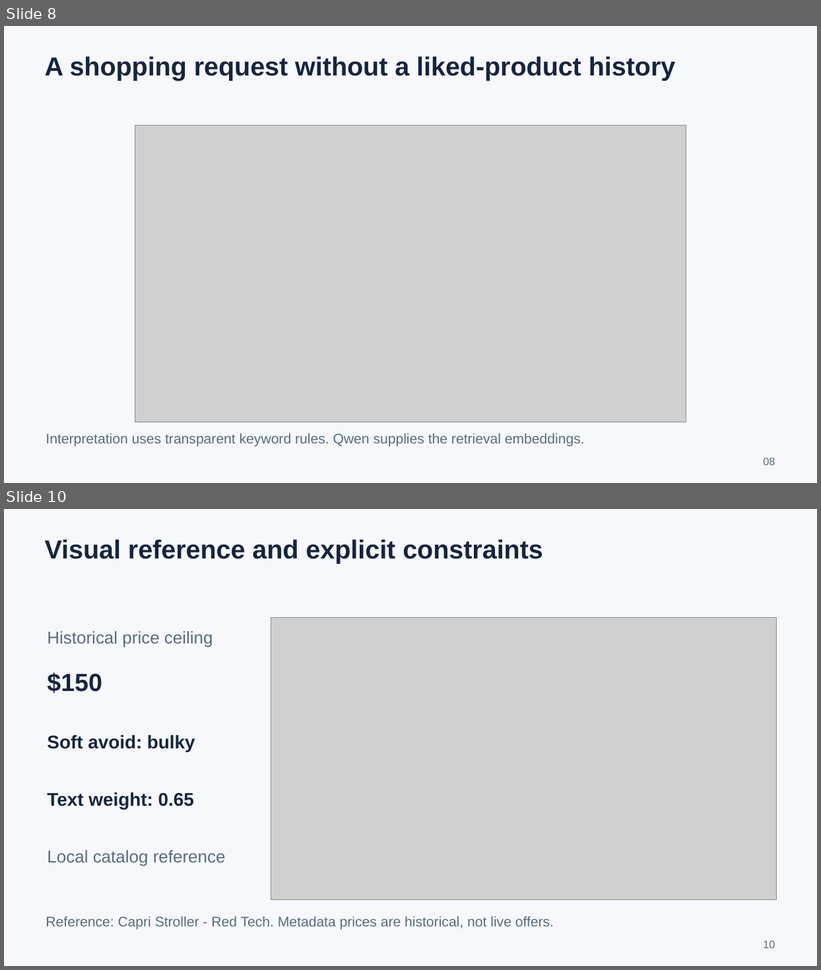
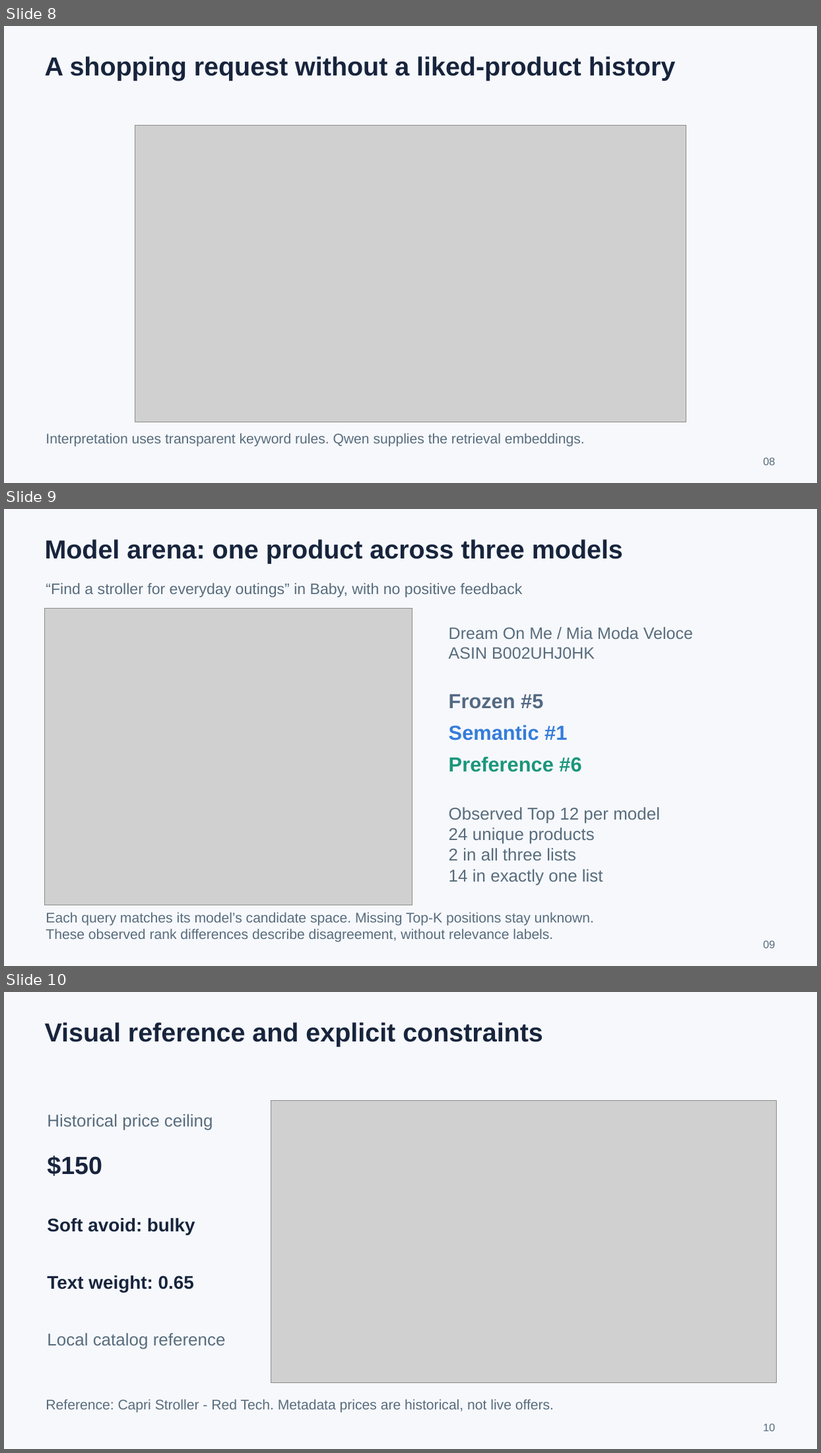
Before and after one commit to cjk041212/ShopLens, a slide deck: submission/ShopLens_Qwen_presentation.pptx. Shown one above the other, each under a label of ours: slides 8 and 10 before the commit, slides 8, 9 and 10 after it; the slides between them are not shown. The pictures are 821x970 and 821x1453 pixels, drawn with LibreOffice and Linux fonts; fonts in the diff are those of the drawing; grey boxes stand for pictures. Boxes give left, top, right and bottom in pixels: in the first picture for what was removed or moved away, otherwise in the second. Text is boxed around its words. In the diff, an @@ line names an element or a change of style, - is before the commit and + after.

```diff
--- a/submission/ShopLens_Qwen_presentation.pptx
+++ b/submission/ShopLens_Qwen_presentation.pptx
@@ slide 9 added at [4,509,817,966], background #F6F8FC @@
@@ text added at [45,539,623,564], 30.8 pt, text #17243C, bold @@
+Model arena: one product across three models
@@ text added at [46,583,523,597], 18 pt, text #586C7C @@
+“Find a stroller for everyday outings” in Baby, with no positive feedback
@@ picture added at [45,608,413,906] @@
@@ text added at [449,627,693,659], 19.5 pt, text #586C7C @@
+Dream On Me / Mia Moda Veloce
+ASIN B002UHJ0HK
@@ text added at [449,694,543,709], 24 pt, text #546982, bold @@
+Frozen #5
@@ text added at [449,725,567,741], 24 pt, text #347CDB, bold @@
+Semantic #1
@@ text added at [449,757,582,772], 24 pt, text #1A967B, bold @@
+Preference #6
@@ text added at [449,807,660,886], 20.2 pt, text #586C7C @@
+Observed Top 12 per model
+24 unique products
+2 in all three lists
+14 in exactly one list
@@ text added at [46,912,594,943], 16.5 pt, text #586C7C @@
+Each query matches its model’s candidate space. Missing Top-K positions stay unknown.
+These observed rank differences describe disagreement, without relevance labels.
@@ text added at [763,941,775,949], 12.8 pt, text #586C7C @@
+09
```
Also in this commit, not shown: 3 slides changed, 2 other slides added, 3 slides removed, 2 other files.
